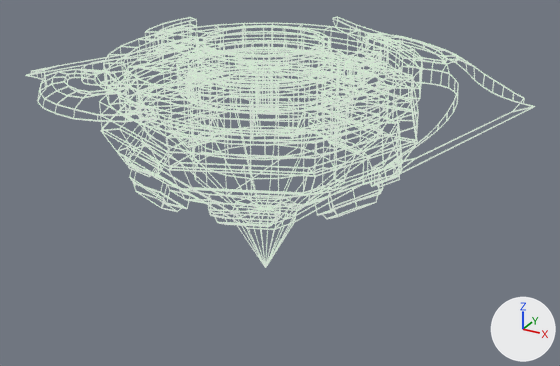
A saved change to the FBX model Assets/MenuScene/Models/gyro_lattice.FBX.
Both versions are drawn from a camera (50 mm lens) standing at (5.28, -9.13, 5.26) and looking at (0.15, 0.19, 0.6). Arrows for +X, +Y and +Z are at lower right; the lights stay in place. Where no turn or scale is listed for an object, it has been applied to the vertices. Vertices at the same position are counted once.

Script lines for the objects in view, before the commit:
```python
ob_badge = bpy.data.objects.new('badge', me_mesh)
ob_badge.location = (0.0, 0.0, 2.42)
ob_badge.scale = (0.0254, 0.0254, 0.0342)
ob_object = bpy.data.objects.new('Object', me_mesh_004)
ob_object.location = (0.0, 0.0, 2.43)
ob_object002 = bpy.data.objects.new('Object002', me_mesh_003)
ob_object002.location = (0.0, 0.0, 2.43)
ob_object004 = bpy.data.objects.new('Object004', me_mesh_001)
ob_object004.location = (0.0, 0.0, 2.44)
ob_object006 = bpy.data.objects.new('Object006', me_mesh_002)
ob_object006.location = (0.0, 0.0, 2.44)
```
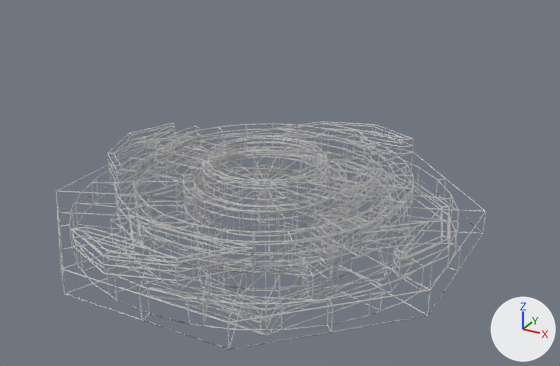
Pixel boxes [x1, y1, x2, y2] of what changed, in the pictures (560 x 366 px; the box of a moved part takes in the faces that stretch with it):
'badge', recoloured, surface changed, reshaped, moved (59% narrower, 57% shorter)
    before: [25, 16, 535, 181]
    after: [165, 136, 373, 206]
'atk_panel', added
    after: [71, 121, 451, 282]
'NGon001', added
    after: [56, 129, 486, 350]
'Object', deleted
    before: [100, 73, 418, 268]
'Object004', deleted
    before: [99, 50, 419, 174]
'base', added
    after: [115, 165, 414, 336]
'Object002', deleted
    before: [187, 50, 347, 200]
'core', added
    after: [193, 156, 343, 310]
'Object006', deleted
    before: [157, 25, 379, 84]
part 1 of me_mesh, moved or reshaped
    before: [338, 20, 350, 26]
    after: [223, 193, 242, 199]
part 2 of me_mesh, moved or reshaped
    before: [145, 32, 148, 63]
    after: [316, 147, 317, 167]
part 3 of me_mesh, moved or reshaped
    before: [279, 107, 316, 114]
    after: [265, 156, 302, 162]
part 4 of me_mesh, moved or reshaped
    before: [343, 57, 345, 90]
    after: [284, 138, 285, 158]
part 5 of me_mesh, moved or reshaped
    before: [353, 60, 355, 96]
    after: [264, 143, 265, 157]
part 6 of me_mesh, moved or reshaped
    before: [362, 58, 365, 92]
    after: [244, 141, 245, 158]
part 7 of me_mesh, moved or reshaped (not visible before)
    after: [242, 187, 265, 190]
part 8 of me_mesh, rebuilt (115% wider)
    before: [176, 50, 216, 83]
    after: [285, 152, 372, 187]
part 9 of me_mesh, rebuilt (28% narrower, 7% taller)
    before: [188, 56, 223, 85]
    after: [302, 161, 327, 192]
part 10 of me_mesh, deleted
    before: [25, 16, 535, 181]
part 11 of me_mesh, moved or reshaped
    before: [103, 21, 423, 113]
    after: [165, 136, 373, 206]

Patch to the scene script:
```diff
--- a/Assets/MenuScene/Models/gyro_lattice.FBX.py
+++ b/Assets/MenuScene/Models/gyro_lattice.FBX.py
@@ mat_material__7 @@
 mat_material__7 = principled_material('Material #7')
-mat_material__7.base_color = (0.00784, 0.184, 0.0)  # dark green #167700
+mat_material__7.base_color = (0.588, 0.588, 0.588)  # light grey #cacaca
 mat_material__7.roughness = 0.859
-mat_material__7.emission_color = (0.612, 0.612, 0.612)  # light grey #cdcdcd
-mat_material__7.emission_strength = 1.0
@@ me_mesh @@
 # used by ob_badge; location = (0.0, 0.0, 2.42); scale = (0.0254, 0.0254, 0.0342)
-me_mesh.from_pydata(...)  # 10106 vertices, 11451 faces; spans x -138.0..138.0, y -110.0..110.0, z -13.0..12.0
+me_mesh.from_pydata(...)  # 1515 vertices, 1776 faces; spans x -64.0..64.0, y -36.0..36.0, z 0.0..10.0
+# me_mesh part 1: the loose piece of 8 vertices spanning x -3.0..7.0, y 99.0..103.0, z 2.0..5.0 is scaled about its middle by (-1.24, 0.0167, -0.0663), then moved by (-2.0, -65.0, -1.0)
+# me_mesh part 2: the loose piece of 16 vertices spanning x -63.0, y -22.0..-21.0, z -1.0..12.0 is scaled about its middle by (1, 1, 0.755), then moved by (45.0, -9.0, 0.0)
+# me_mesh part 3: the loose piece of 15 vertices spanning x 29.0..43.0, y -37.0..-21.0, z -9.0..-8.0 is multiplied about its middle by the matrix ((0.902, 0.792, 0.009), (-0.791, 0.901, -0.05), (-0.04, 0.032, 1.199)), then moved by (-30.0, -5.0, 9.0)
+# me_mesh part 4: the loose piece of 16 vertices spanning x 56.0..57.0, y -19.0..-18.0, z -1.0..12.0 is scaled about its middle by (1, 1, 0.755), then moved by (-50.0, -17.0, 0.0)
+# me_mesh part 5: the loose piece of 16 vertices spanning x 63.0, y -22.0..-21.0, z -1.0..12.0 is scaled about its middle by (1, 1, 0.755), then moved by (-45.0, -9.0, 0.0)
+# me_mesh part 6: the loose piece of 16 vertices spanning x 65.0, y -16.0..-15.0, z -1.0..12.0 is scaled about its middle by (1, 1, 0.755), then moved by (-38.0, -8.0, 0.0)
+# me_mesh part 7: the loose piece of 8 vertices spanning x -11.0..-4.0, y 101.0..110.0, z 0.0..4.0 is scaled about its middle by (1.83, -0.513, 0.0178), then moved by (-5.0, -72.0, 5.0)
+# me_mesh part 8: the loose piece of 78 vertices spanning x -48.0..0.0, y -48.0..0.0, z 2.0 is rebuilt with 42 vertices and now spans x -62.0..6.0, y -36.0..0.0, z 3.0
+# me_mesh part 9: the loose piece of 49 vertices spanning x -42.0..0.0, y -42.0..0.0, z 0.0 is rebuilt with 29 vertices and now spans x -36.0..-6.0, y -36.0..0.0, z 0.0
+# me_mesh part 10: 563 loose pieces with 7861 vertices, spanning x -138.0..138.0, y -110.0..110.0, z -13.0..12.0, are deleted
+# me_mesh part 11: 7 vertices moved within x -64.0..64.0, y 0.0, z 3.0; 1776 vertices removed from x -86.0..86.0, y -86.0..86.0, z -2.0..12.0; 1102 vertices added at x -64.0..64.0, y -36.0..36.0, z 0.0..10.0
 me_mesh.materials.append(mat_material__7)
@@ ob_object004 @@
-ob_object004 = bpy.data.objects.new('Object004', me_mesh_001)
@@ ob_object @@
-ob_object = bpy.data.objects.new('Object', me_mesh_004)
@@ ob_badge @@
 ob_badge = bpy.data.objects.new('badge', me_mesh)
-ob_badge.location = (0.0, 0.0, 2.42)
+ob_badge.location = (0.0, 0.0, 0.7)
 ob_badge.scale = (0.0254, 0.0254, 0.0342)
@@ ob_object002 @@
-ob_object002 = bpy.data.objects.new('Object002', me_mesh_003)
@@ ob_object006 @@
-ob_object006 = bpy.data.objects.new('Object006', me_mesh_002)
@@ ob_core @@
+ob_core = bpy.data.objects.new('core', me_mesh_001_1)  # 2005 vertices, 2496 faces; spans x -1.22..1.22, y -1.05..1.05, z -1.54..0.01; in mat_material__7 (light grey #cacaca)
+ob_core.location = (0.0, 0.0, 0.65)
@@ ob_atk_panel @@
+ob_atk_panel = bpy.data.objects.new('atk_panel', me_mesh_002_1)  # 8678 vertices, 10234 faces; spans x -2.99..2.99, y -2.99..2.99, z -0.01..0.71; in mat_material__7 (light grey #cacaca)
+ob_atk_panel.location = (0.0, 0.0, 0.38)
@@ ob_base @@
+ob_base = bpy.data.objects.new('base', me_mesh_1)  # 1163 vertices, 1200 faces; spans x -2.38..2.38, y -2.06..2.06, z -0.68..1.36; in mat_material__7 (light grey #cacaca)
+ob_base.location = (0.0, 0.0, -1.39)
@@ ob_ngon001 @@
+ob_ngon001 = bpy.data.objects.new('NGon001', me_mesh_004_1)  # 5452 vertices, 6144 faces; spans x -2.99..2.99, y -2.99..2.99, z -0.01..0.37; in mat_material__7 (light grey #cacaca)
+ob_ngon001.location = (0.0, 0.0, -0.01)
```
